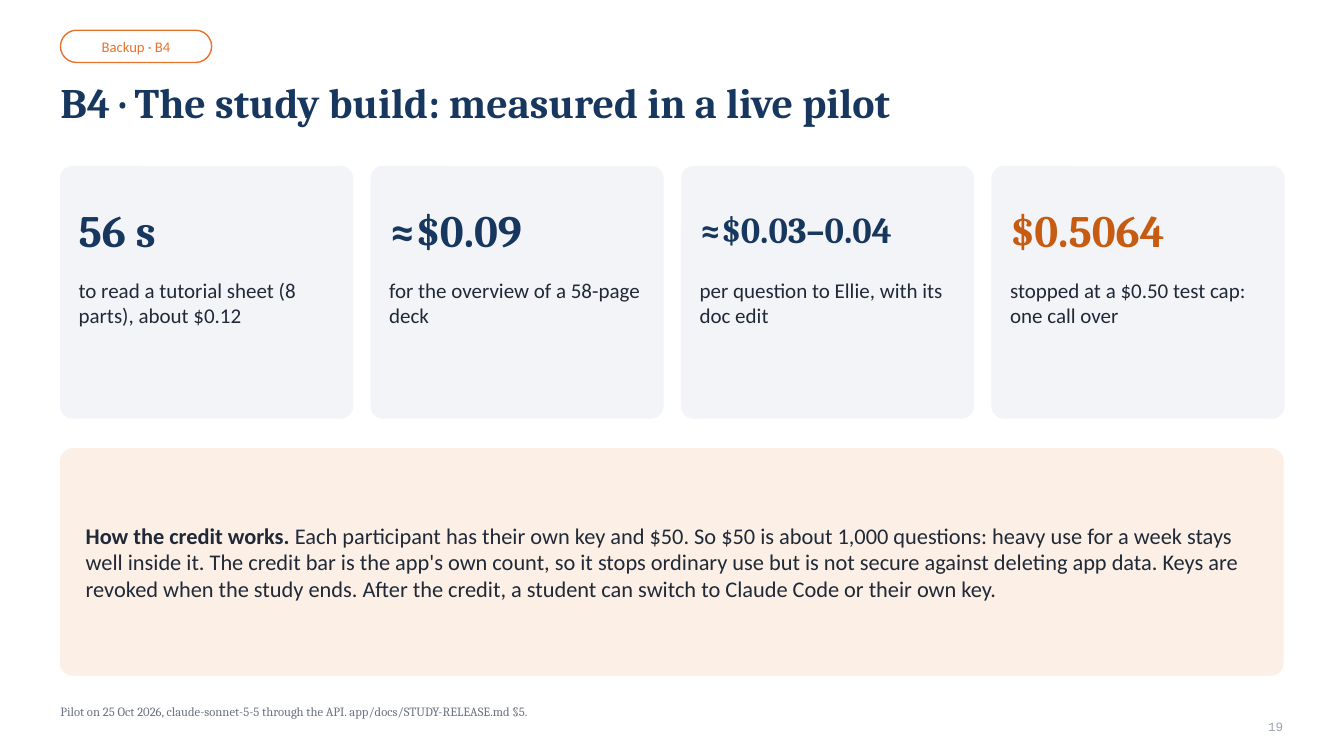
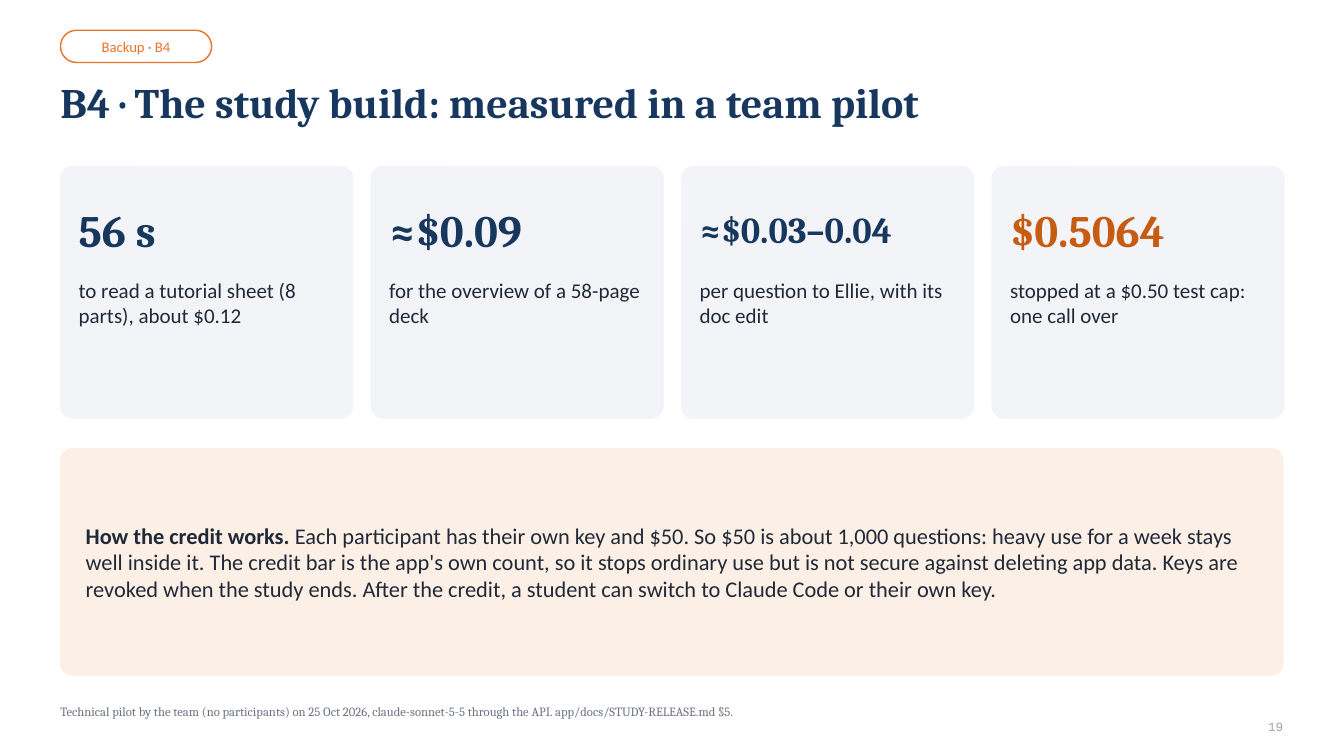
Before and after one commit to lucasisnotcool/ChatterED, a slide deck: slide 19 of docs/group/final-presentation/ChatterED_Final.pptx. Drawn at 1344x756 pixels with LibreOffice and Linux fonts; fonts in the diff are those of the drawing. Boxes give left, top, right and bottom in pixels: in the first picture for what was removed or moved away, otherwise in the second. Text is boxed around its words. In the diff, an @@ line names an element or a change of style, - is before the commit and + after.

```diff
--- a/docs/group/final-presentation/ChatterED_Final.pptx
+++ b/docs/group/final-presentation/ChatterED_Final.pptx
@@ title at (60,88,919,128): text changed @@
-B4 · The study build: measured in a live pilot
+B4 · The study build: measured in a team pilot
@@ text at (60,707,733,719): text changed @@
-Pilot on 25 Oct 2026, claude-sonnet-5-5 through the API. app/docs/STUDY-RELEASE.md §5.
+Technical pilot by the team (no participants) on 25 Oct 2026, claude-sonnet-5-5 through the API. app/docs/STUDY-RELEASE.md §5.
```
Also in this commit, not shown: 7 other slides changed, 1 other file.
